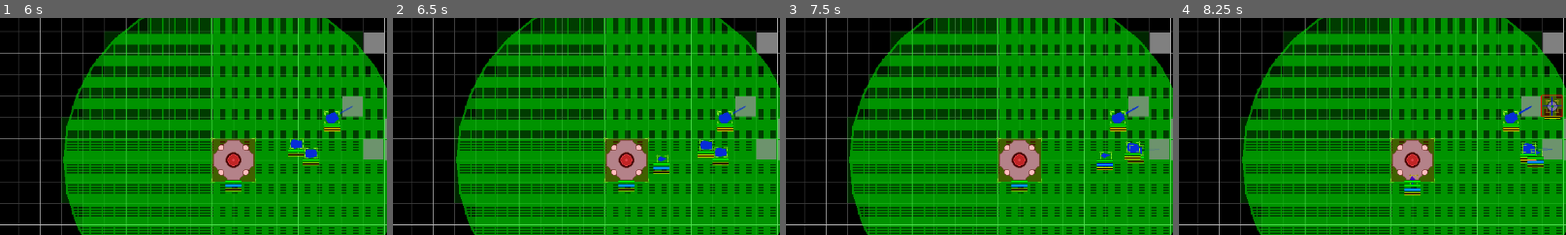
Above: before the commit, frames 1-4 (left to right).
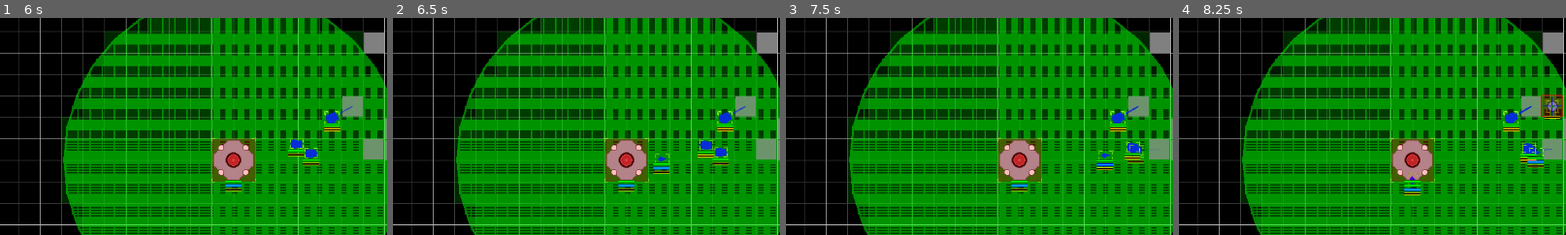
Above: after the commit, the same moments.

Repository: AtkinTC/space-industry-v4
Game: Godot game, scene res://game/test_scene.tscn
The game is run twice, just before and just after one commit, with the same random seed, the same clock (stepped at 60 frames per second) and the same inputs.
Inputs (mouse positions are % of the whole screen's width and height, from its top left):
- Up to frame 1 (6 s): click "test struct small" at 0.5 s; click "test struct med" at 1.25 s; click "test struct large" at 2 s; click "test struct small" at 2.75 s; click "test struct med" at 3.5 s; click "test struct large" at 4.25 s; click "test struct small" at 5 s; click "test struct med" at 5.75 s
- Up to frame 2 (6.5 s): no input
- Up to frame 3 (7.5 s): click "test struct large" at 6.5 s; click "connector joint" at 7.25 s
- Up to frame 4 (8.25 s): tap Enter at 8 s; move the mouse to (72, 45) at 8.02 s; press the mouse at (72, 45) at 8.03 s
The pictures show only the part of the screen within x 23-73%, y 22-72%; the shares and areas given below are measured in that part.

Frame 1 is identical in both runs. In frame 2, less than 0.1% of the frame differs, in the area x 67-72%, y 62-68%; in frame 3, less than 0.1%; in frame 4, 0.1%, in the area x 59-95%, y 59-79%.

Commit message:
add additional_padding value to SelectionAreaDefinition to allow entity specific padding

Diff:
--- a/game/entity/entity_selection_area.gd
+++ b/game/entity/entity_selection_area.gd
@@ -5,7 +5,7 @@
 
 signal gui_input(area : EntitySelectionArea, event : InputEvent)
 
-const PADDING := Vector2(2, 2)
+const BASE_PADDING := Vector2(2, 2)
 
 var input_enabled := true
 
@@ -16,6 +16,8 @@
 @export var default_color := Color.GREEN_YELLOW
 @export var highlighted_color := Color.SKY_BLUE
 @export var selected_color := Color.BLUE
+
+var additional_padding := Vector2(0, 0)
 
 @export var debug_draw : bool = false
 
@@ -35,6 +37,8 @@
 		default_color = selection_area_definition.default_color
 		highlighted_color = selection_area_definition.highlighted_color
 		selected_color = selection_area_definition.selected_color
+
+		additional_padding = Vector2(selection_area_definition.additional_padding, selection_area_definition.additional_padding)
 
 	assert(nine_patch != null)
 
@@ -117,8 +121,8 @@
 			p_max.x = max(p_max.x, p1.x)
 			p_max.y = max(p_max.y, p1.y)
 
-	p_min -= PADDING
-	p_max += PADDING
+	p_min -= BASE_PADDING + additional_padding
+	p_max += BASE_PADDING + additional_padding
 	selection_extents = Rect2(p_min, p_max-p_min)
 
 func reposition_texture() -> void:
--- a/game/entity/selection_area_definition.gd
+++ b/game/entity/selection_area_definition.gd
@@ -4,3 +4,5 @@
 @export var default_color := Color.GREEN_YELLOW
 @export var highlighted_color := Color.SKY_BLUE
 @export var selected_color := Color.BLUE
+
+@export var additional_padding : int = 0
--- a/resources/entity_definitions/unit_definitions/construction_drone_001.tres
+++ b/resources/entity_definitions/unit_definitions/construction_drone_001.tres
@@ -1,8 +1,9 @@
-[gd_resource type="Resource" script_class="UnitDefinition" load_steps=5 format=3 uid="uid://epo2fg0v68h5"]
+[gd_resource type="Resource" script_class="UnitDefinition" load_steps=7 format=3 uid="uid://epo2fg0v68h5"]
 
 [ext_resource type="Script" path="res://game/entity/resource/definition/unit_definition.gd" id="1_5ww0h"]
 [ext_resource type="Script" path="res://game/entity/resource/health.gd" id="1_8sm5q"]
 [ext_resource type="PackedScene" uid="uid://gijpshyjqirm" path="res://game/entity/unit/scene/builder_ship_basic.tscn" id="2_e7iqk"]
+[ext_resource type="Script" path="res://game/entity/selection_area_definition.gd" id="4_1u7ha"]
 
 [sub_resource type="Resource" id="Resource_ag474"]
 script = ExtResource("1_8sm5q")
@@ -11,6 +12,13 @@
 current_hull = -1.0
 max_shield = 4.0
 current_shield = -1.0
+
+[sub_resource type="Resource" id="Resource_1twqp"]
+script = ExtResource("4_1u7ha")
+default_color = Color(0.678431, 1, 0.184314, 1)
+highlighted_color = Color(0.529412, 0.807843, 0.921569, 1)
+selected_color = Color(0, 0, 1, 1)
+additional_padding = 2
 
 [resource]
 script = ExtResource("1_5ww0h")
@@ -23,3 +31,4 @@
 construction_time = 2.0
 influence_radius = -1.0
 health = SubResource("Resource_ag474")
+selection_area_definition = SubResource("Resource_1twqp")
--- a/resources/entity_definitions/unit_definitions/mining_drone_001.tres
+++ b/resources/entity_definitions/unit_definitions/mining_drone_001.tres
@@ -1,8 +1,9 @@
-[gd_resource type="Resource" script_class="UnitDefinition" load_steps=5 format=3 uid="uid://bpsbon7pvdr0y"]
+[gd_resource type="Resource" script_class="UnitDefinition" load_steps=7 format=3 uid="uid://bpsbon7pvdr0y"]
 
 [ext_resource type="PackedScene" uid="uid://ctrt2fte2x4r5" path="res://game/entity/unit/scene/miner_ship_basic.tscn" id="1_5pek2"]
 [ext_resource type="Script" path="res://game/entity/resource/health.gd" id="1_nojf2"]
 [ext_resource type="Script" path="res://game/entity/resource/definition/unit_definition.gd" id="1_xmnvb"]
+[ext_resource type="Script" path="res://game/entity/selection_area_definition.gd" id="4_jc7nq"]
 
 [sub_resource type="Resource" id="Resource_anv5p"]
 script = ExtResource("1_nojf2")
@@ -11,6 +12,13 @@
 current_hull = -1.0
 max_shield = 2.0
 current_shield = -1.0
+
+[sub_resource type="Resource" id="Resource_terox"]
+script = ExtResource("4_jc7nq")
+default_color = Color(0.678431, 1, 0.184314, 1)
+highlighted_color = Color(0.529412, 0.807843, 0.921569, 1)
+selected_color = Color(0, 0, 1, 1)
+additional_padding = 2
 
 [resource]
 script = ExtResource("1_xmnvb")
@@ -23,3 +31,4 @@
 construction_time = 2.0
 influence_radius = -1.0
 health = SubResource("Resource_anv5p")
+selection_area_definition = SubResource("Resource_terox")
